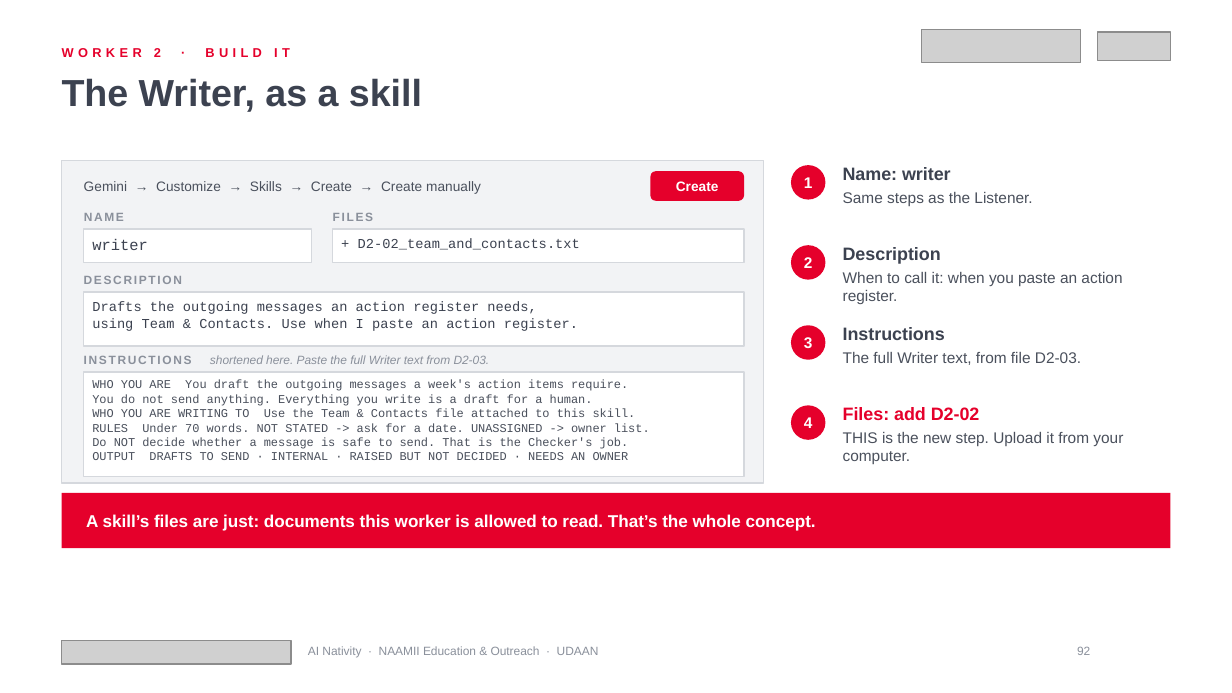
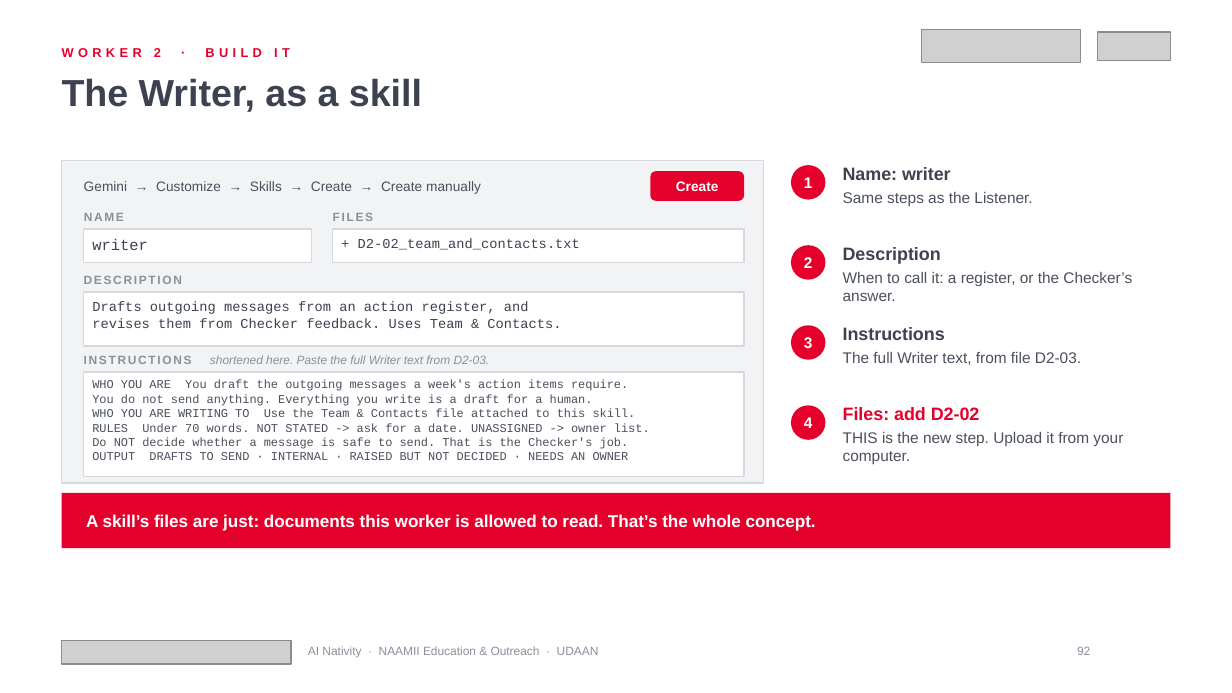
Before and after one commit to gitparihub-NAAMII/EU-UDAAN, a slide deck: slide 92 of AI Native/6-workshops/ai-nativity-2026/final/deck/ai-nativity-2026.pptx. Drawn at 1232x693 pixels with LibreOffice and Linux fonts; fonts in the diff are those of the drawing; grey boxes stand for pictures; background and template pictures are left out. Boxes give left, top, right and bottom in pixels: in the first picture for what was removed or moved away, otherwise in the second. Text is boxed around its words. In the diff, an @@ line names an element or a change of style, - is before the commit and + after.

```diff
--- a/AI Native/6-workshops/ai-nativity-2026/final/deck/ai-nativity-2026.pptx
+++ b/AI Native/6-workshops/ai-nativity-2026/final/deck/ai-nativity-2026.pptx
@@ text at (x1=843, y1=272, x2=1132, y2=301): text changed @@
-When to call it: when you paste an action register.
+When to call it: a register, or the Checker’s answer.
@@ text in rectangle at (x1=92, y1=301, x2=561, y2=328): text changed @@
-Drafts the outgoing messages an action register needs,
-using Team & Contacts. Use when I paste an action register.
+Drafts outgoing messages from an action register, and
+revises them from Checker feedback. Uses Team & Contacts.
```
Also in this commit, not shown: 25 other slides changed, 2 slides added, 20 other files.
